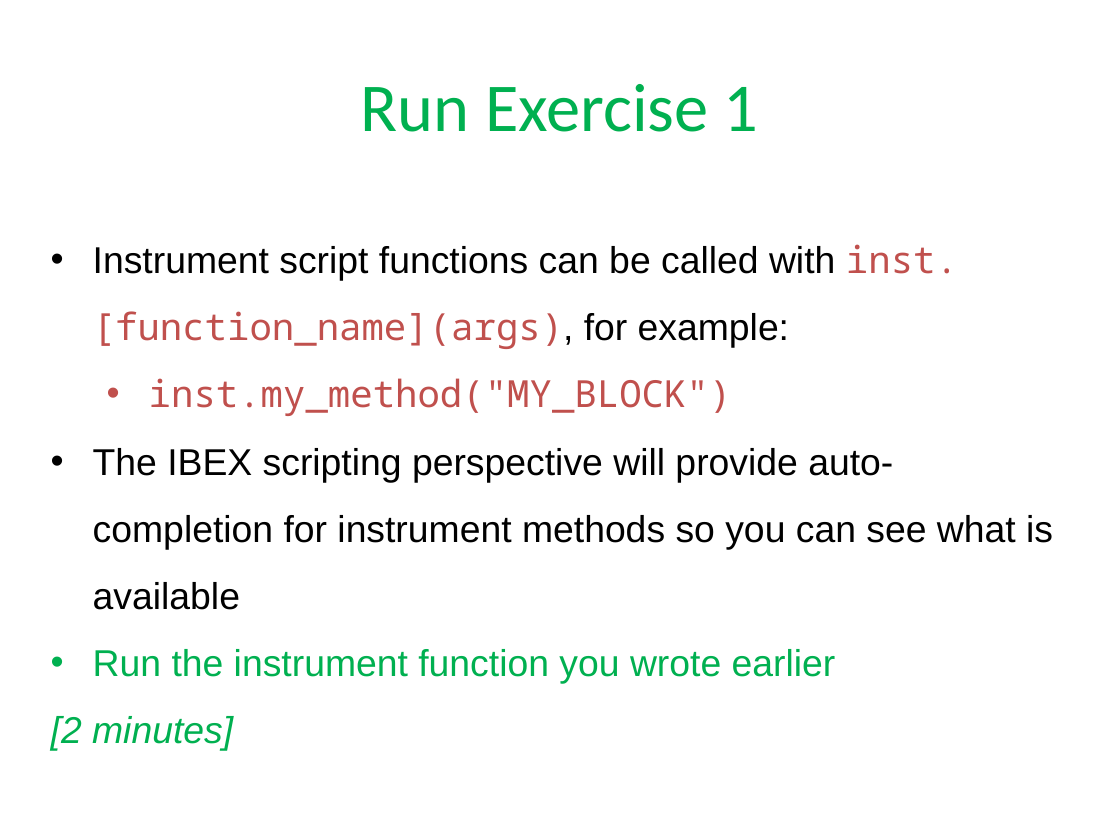
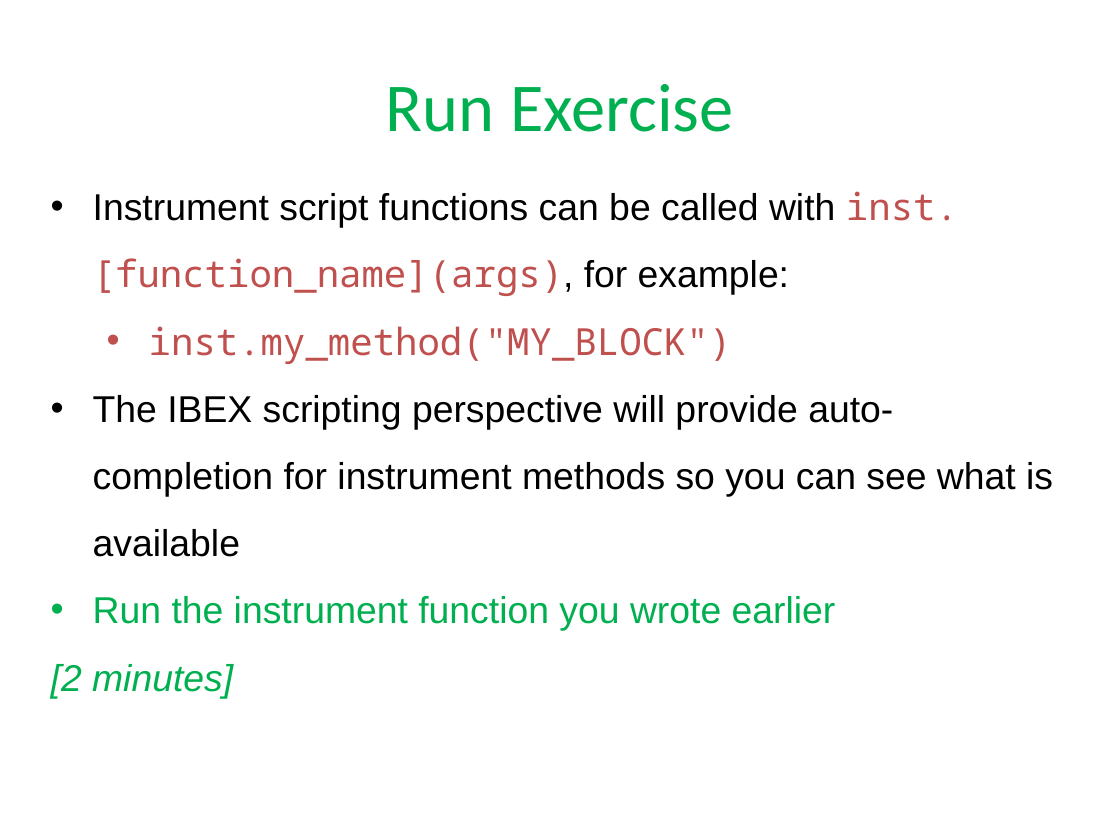
Before and after one commit to ISISComputingGroup/ibex_user_manual, a slide deck: slide 29 of genie_python_and_ibex/genie_python_and_ibex.pptx (slide 28 before the commit). Drawn at 1120x840 pixels with LibreOffice and Linux fonts; fonts in the diff are those of the drawing; background and template pictures are left out. Boxes give left, top, right and bottom in pixels: in the first picture for what was removed or moved away, otherwise in the second. Text is boxed around its words. In the diff, an @@ line names an element or a change of style, - is before the commit and + after.

```diff
--- a/genie_python_and_ibex/genie_python_and_ibex.pptx
+++ b/genie_python_and_ibex/genie_python_and_ibex.pptx
@@ title at <box>386,84,733,132</box>: text changed @@
-Run Exercise 1
+Run Exercise
@@ text "Instrument script functions can be ...": place and size @@
-text "Instrument script functions can be ..." at <box>51,244,1053,751</box>
+text "Instrument script functions can be ..." at <box>51,191,1053,698</box>
```
Also in this commit, not shown: 7 other slides changed, 2 slides added, 2 slides removed.
